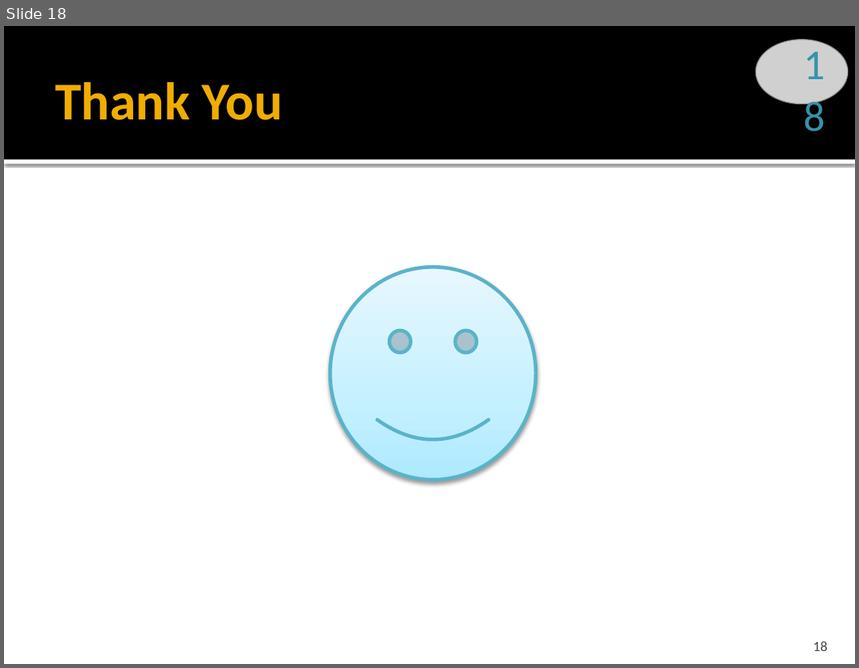
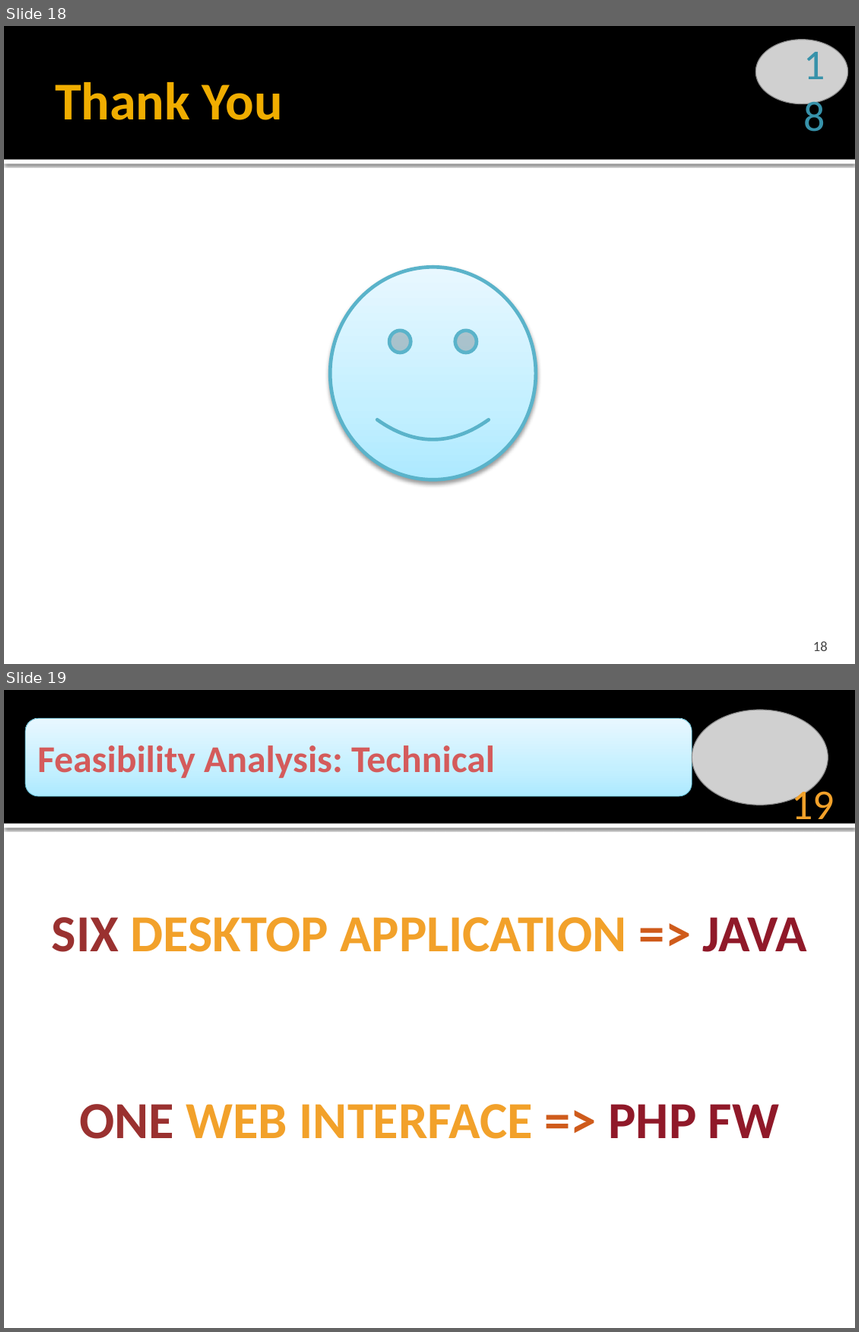
Before and after one commit to Touhid18/CSE308-Management_of_Judicial_System-1005009_1005014_1005018_1005023_1005029, a slide deck: ISD_Management_of_Judicial_System_P2.pptx. Shown one above the other, each under a label of ours: slide 18 before the commit, slides 18 and 19 after it. The pictures are 859x668 and 859x1332 pixels, drawn with LibreOffice and Linux fonts; fonts in the diff are those of the drawing; grey boxes stand for pictures. Boxes give left, top, right and bottom in pixels: in the first picture for what was removed or moved away, otherwise in the second. Text is boxed around its words. In the diff, an @@ line names an element or a change of style, - is before the commit and + after.

```diff
--- a/ISD_Management_of_Judicial_System_P2.pptx
+++ b/ISD_Management_of_Judicial_System_P2.pptx
@@ slide 19 added at bbox=[4, 690, 855, 1328], background #FFFFFF; not listed: 2 template elements that a slide beside it also shows @@
@@ picture added at bbox=[692, 710, 828, 805] @@
@@ rounded rectangle added at bbox=[25, 718, 692, 796], fill gradient #ADE9FF to #C5EFFF to #E9F9FF, outline #5BB3CA 0.5 pt, 32 pt, text gradient #D66666 to #D55C5B to #C23F3D, bold @@
+Feasibility Analysis: Technical
@@ page number added at bbox=[791, 783, 835, 829], 36 pt, text gradient #F7B25B to #F2A22A to #C78F00 to #B28000 to #AE7E00 @@
+19
@@ text added at bbox=[52, 917, 807, 1139], 44 pt, text gradient #F7B25B to #F2A22A to #C78F00 to #B28000 to #AE7E00, bold @@
+SIX DESKTOP APPLICATION => JAVA
+ONE WEB INTERFACE => PHP FW
```
Also in this commit, not shown: 2 other slides added, 13 other files.
